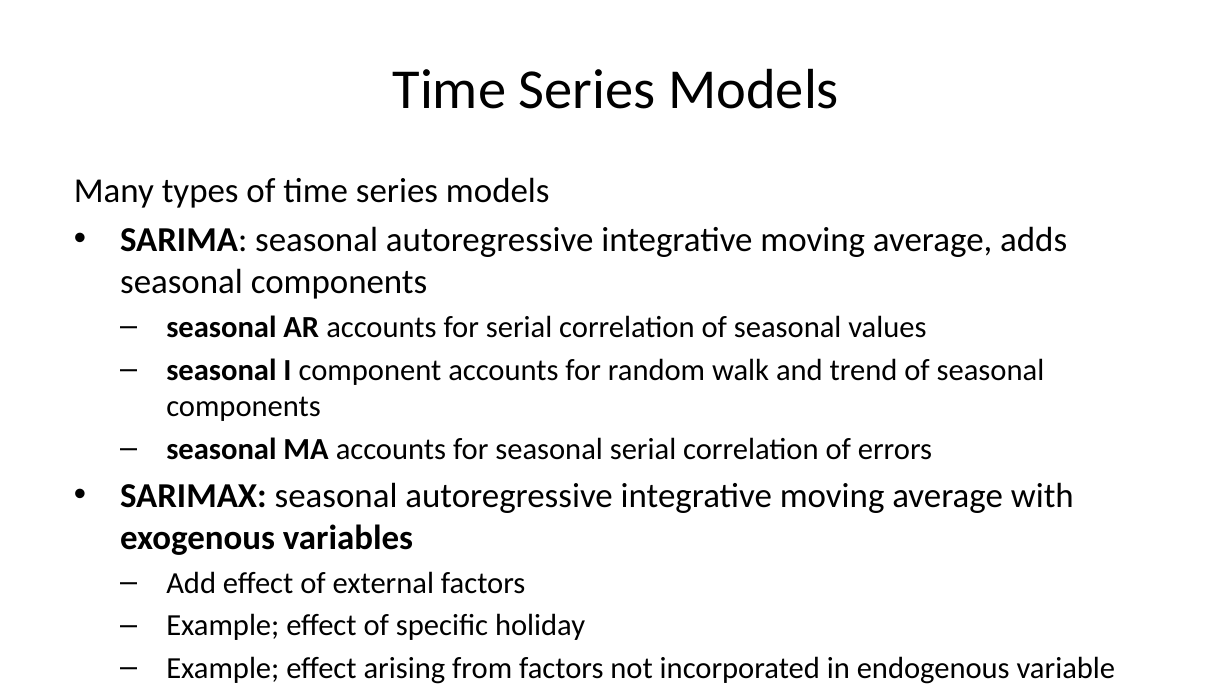
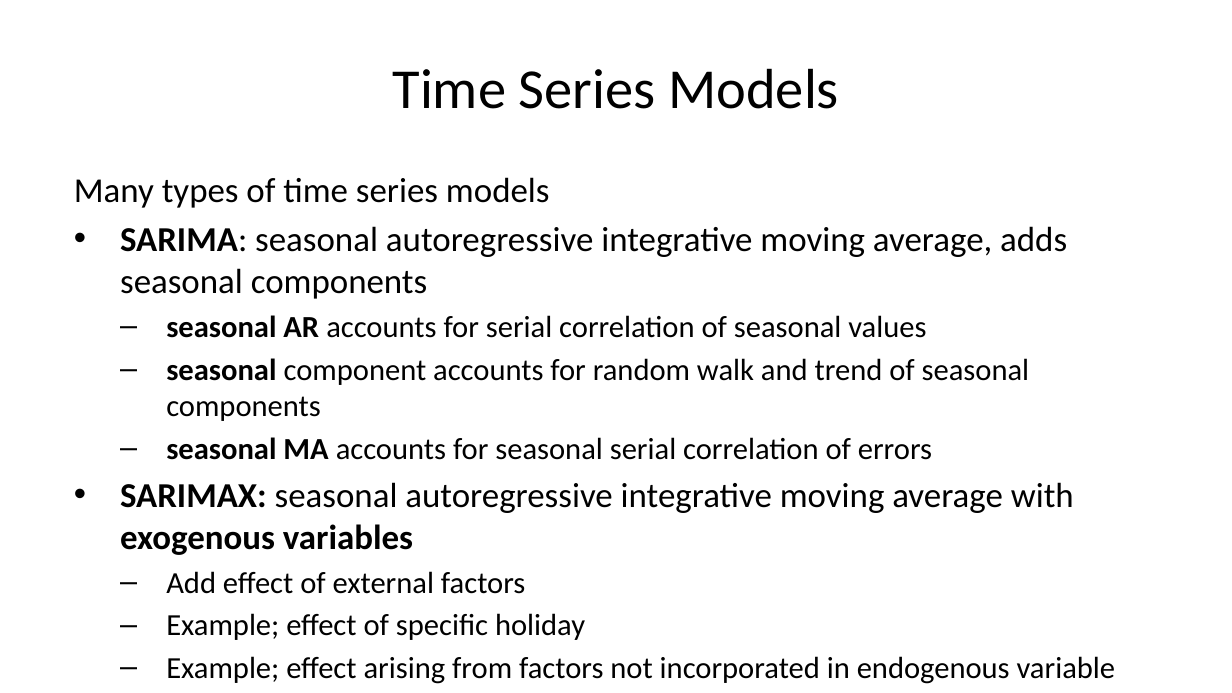
Before and after one commit to StephenElston/CSCI-E-83, a slide deck: slide 8 of LectureSlides/12_IntroductionToTimeSeriesForecasting.pptx. Drawn at 1232x693 pixels with LibreOffice and Linux fonts; fonts in the diff are those of the drawing. Boxes give left, top, right and bottom in pixels: in the first picture for what was removed or moved away, otherwise in the second. Text is boxed around its words. In the diff, an @@ line names an element or a change of style, - is before the commit and + after.

```diff
--- a/LectureSlides/12_IntroductionToTimeSeriesForecasting.pptx
+++ b/LectureSlides/12_IntroductionToTimeSeriesForecasting.pptx
@@ text at bbox=[166, 358, 1030, 421]: text changed @@
-  – seasonal I component accounts for random walk and trend of seasonal components
+  – seasonal component accounts for random walk and trend of seasonal components
```
Also in this commit, not shown: 1 other slide changed, 1 other file.
